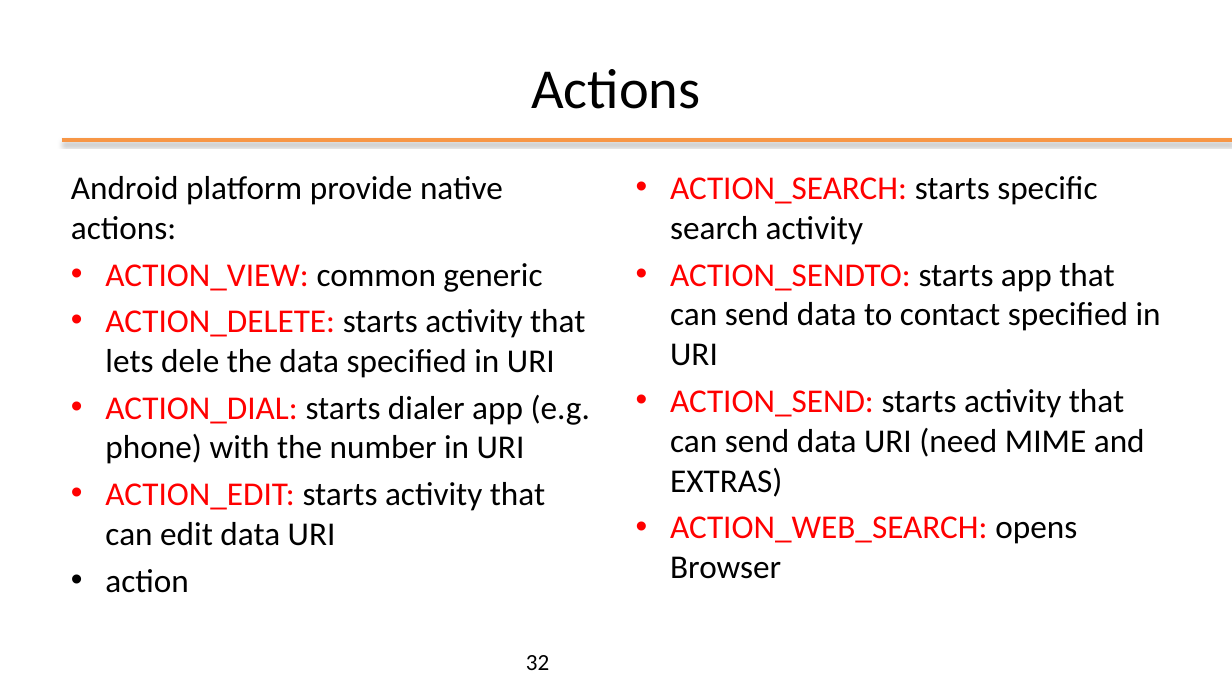
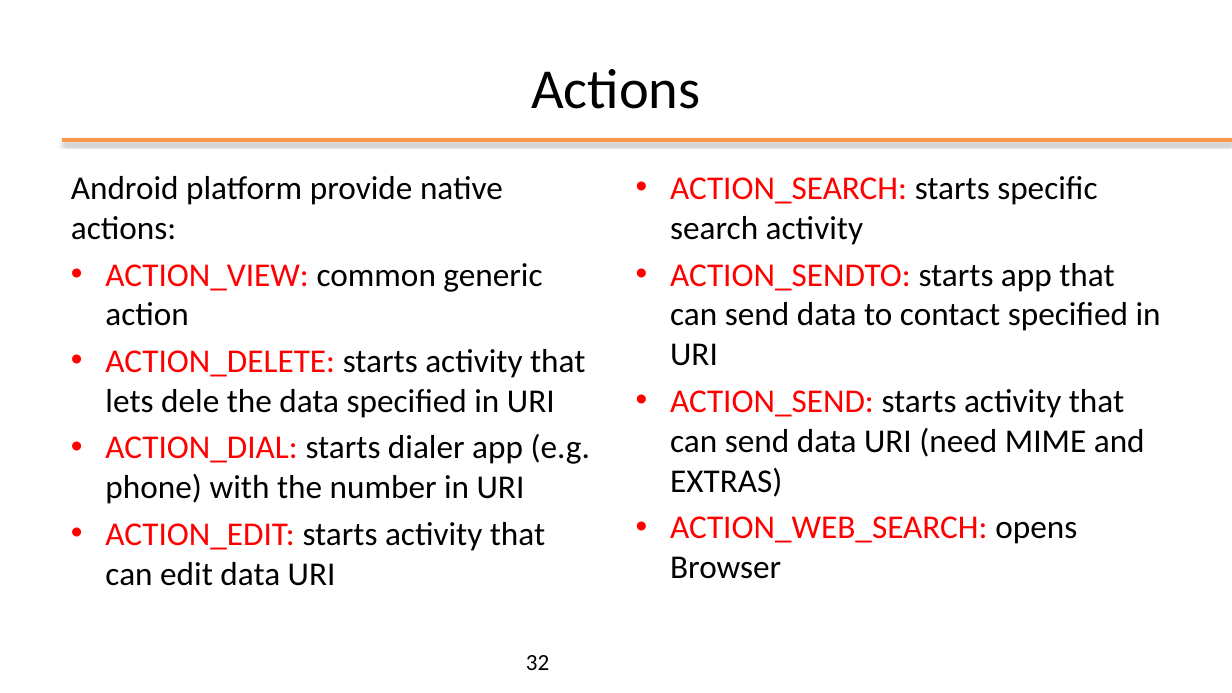
Before and after one commit to kevinmala00/ATTIVITA-PROGETTUALE, a slide deck: slide 32 of slides/04 - Activity, Intent and UI design.pptx. Drawn at 1232x693 pixels with LibreOffice and Linux fonts; fonts in the diff are those of the drawing; background and template pictures are left out. Boxes give left, top, right and bottom in pixels: in the first picture for what was removed or moved away, otherwise in the second. Text is boxed around its words. In the diff, an @@ line names an element or a change of style, - is before the commit and + after.

```diff
--- a/slides/04 - Activity, Intent and UI design.pptx
+++ b/slides/04 - Activity, Intent and UI design.pptx
@@ text at box(105, 263, 542, 326): text changed @@
-• ACTION_VIEW: common generic
+• ACTION_VIEW: common generic action
@@ text at box(105, 569, 188, 593): paragraph removed @@
-• action
```
Also in this commit, not shown: 1 other slide changed.
